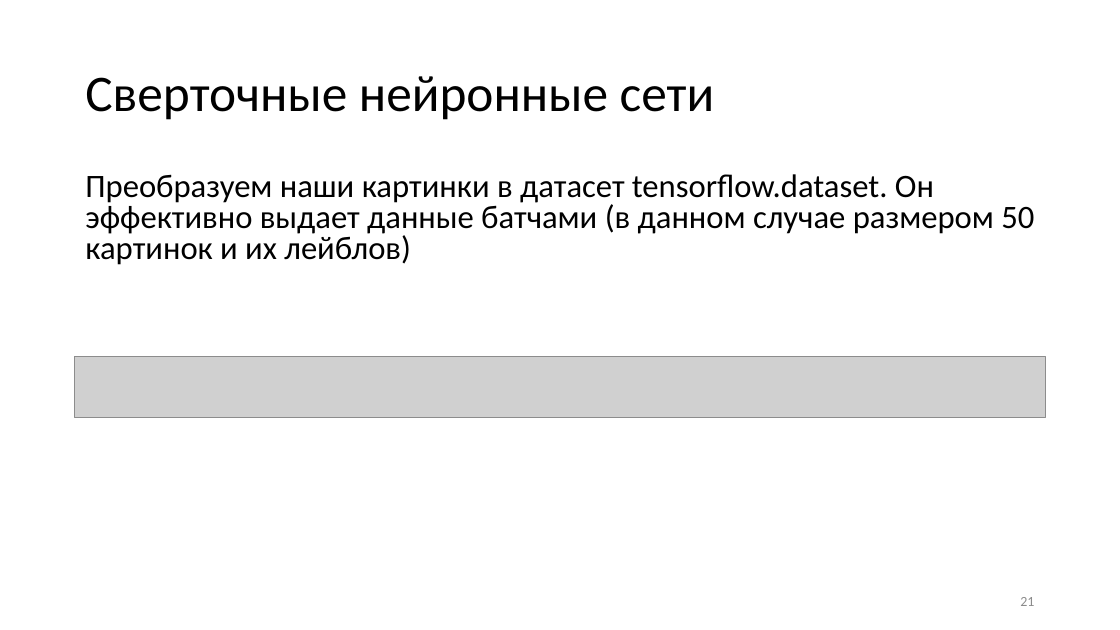
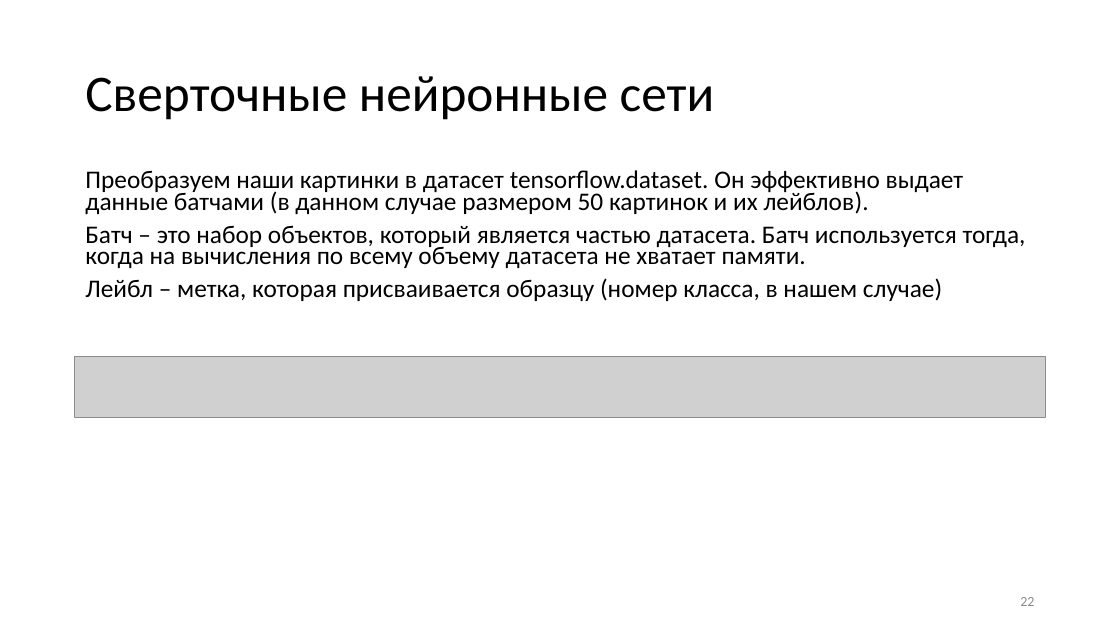
Before and after one commit to VictorAboba/Masters_lec, a slide deck: slide 22 of Lecture_2/cnn.pptx (slide 21 before the commit). Drawn at 1120x630 pixels with LibreOffice and Linux fonts; fonts in the diff are those of the drawing; grey boxes stand for pictures. Boxes give left, top, right and bottom in pixels: in the first picture for what was removed or moved away, otherwise in the second. Text is boxed around its words. In the diff, an @@ line names an element or a change of style, - is before the commit and + after.

```diff
--- a/Lecture_2/cnn.pptx
+++ b/Lecture_2/cnn.pptx
@@ text at box(85, 170, 1026, 301): text changed; size 28 to 21.7 pt @@
-Преобразуем наши картинки в датасет tensorflow.dataset. Он эффективно выдает данные батчами (в данном случае размером 50 картинок и их лейблов)
+Преобразуем наши картинки в датасет tensorflow.dataset. Он эффективно выдает данные батчами (в данном случае размером 50 картинок и их лейблов).
+Батч – это набор объектов, который является частью датасета. Батч используется тогда, когда на вычисления по всему объему датасета не хватает памяти.
+Лейбл – метка, которая присваивается образцу (номер класса, в нашем случае)
@@ page number at box(1020, 597, 1034, 606): text changed @@
-21
+22
```
Also in this commit, not shown: 5 other slides changed, 2 slides added.
